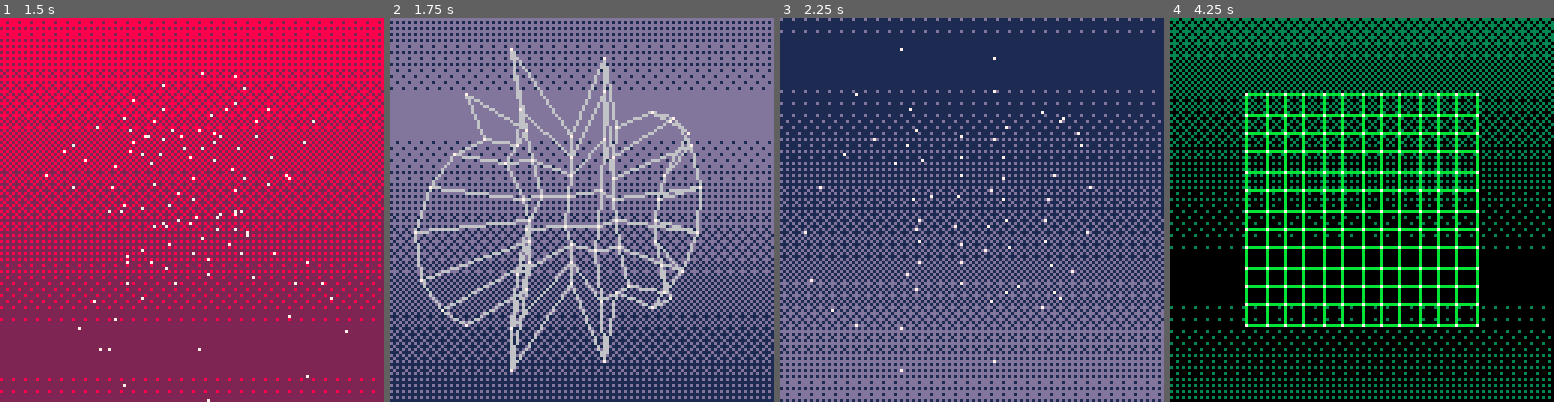
Above: before the commit, frames 1-4 (left to right).
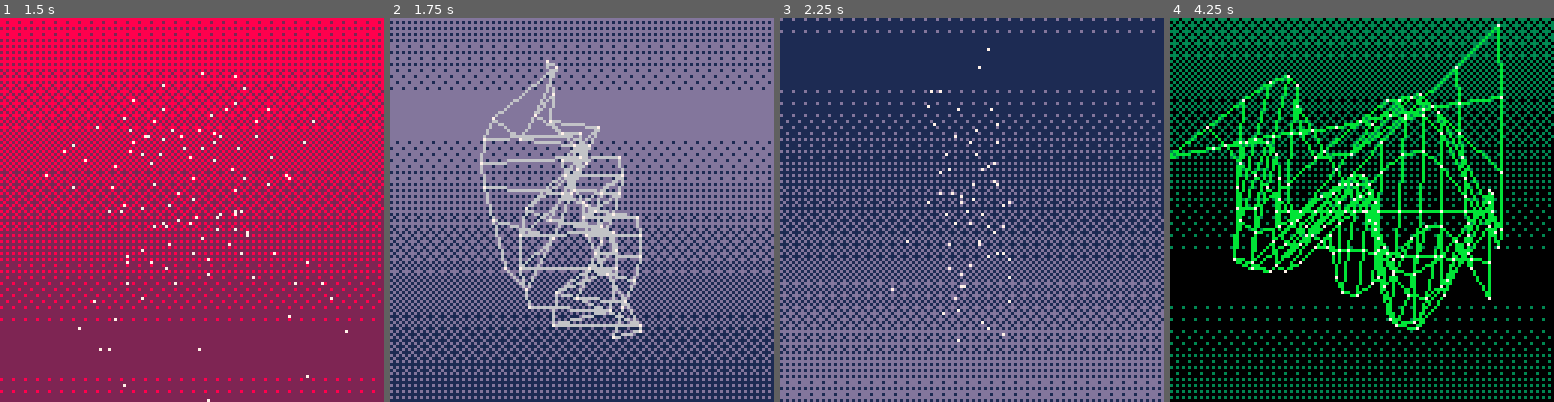
Above: after the commit, the same moments.

Repository: xavier/pico8
Game: PICO-8 cartridge srol.p8
The game is run twice, just before and just after one commit, with the same random seed, the same clock (stepped at 60 frames per second) and the same inputs.
Inputs:
- Up to frame 1 (1.5 s): tap X (X key) at 0.33, 1.07 s; tap O (Z key) at 0.7 s
- Up to frame 2 (1.75 s): hold Right from 1.6 s (still down); tap O (Z key) at 1.7 s
- Up to frame 3 (2.25 s): tap X (X key) at 1.85 s; release Right at 2.1 s; tap O (Z key) at 2.1 s
- Up to frame 4 (4.25 s): hold Right 2.47-3.03 s; tap O (Z key) every 0.4 s from 2.5 to 4.1 s; tap X (X key) at 2.97, 4.08 s; hold Left 3.08-3.58 s; hold Right from 4.02 s (still down)

Frame 1 is identical in both runs. In frame 2, 13% of the frame differs, in the area x 6-82%, y 7-93%; in frame 3, 0.8%; in frame 4, 19%, in the area x 0-87%, y 1-82%.

Commit message:
Add Z displacement function to plane mesh generator

Diff:
--- a/srol.p8
+++ b/srol.p8
@@ -165,19 +165,22 @@
  }
 end
 
-function generate_plane_mesh(n, s)
+function zfun_zero(x, y)
+ return 0
+end
+
+function generate_plane_mesh(n, s, zfun)
  local mesh = new_mesh()
-
  local hn = n / 2
-
  local offset = 0
-
- for y=0,n do
-  for x=0,n do
-   local vertex = {(x-hn) * s, (y-hn) * s, 0}
+ for i=0,n do
+  local y = i-hn
+  for j=0,n do
+   local x = j-hn
+   local vertex = {x * s, y * s, zfun(x, y) * s}
    add(mesh.vertices, vertex)
    add(mesh.points, projectv(vertex))
-   if x > 0 and y < n then
+   if j > 0 and i < n then
     add(mesh.edges, {offset, offset+1})
     add(mesh.edges, {offset, offset+n+1})
     add(mesh.edges, {offset+1, offset+n+2})
@@ -270,10 +273,10 @@
 end
 
 function vertex_transform_wave(t, i, v)
- local x = 3.5 - (i % 7)
- local y = 3.5 - (i / 7)
- local z = cos(x*0.5+t) * sin(y*0.5+t) -- * 0.005
- return {v[1], v[2], z}
+ local x = (3.5 - (i % 7)) * 0.5
+ local y = (3.5 - (i / 7)) * 0.5
+ local z = sin(x+t*0.5) * sin(y+t*0.5) * 0.5
+ return rotatev_z(rotatev_x(rotatev_y({v[1], v[2], z}, t*0.1), -.1), 0)
 end
 
 
@@ -431,7 +434,7 @@
  timer = 0
  part_index = 1
 
- wave_mesh = generate_plane_mesh(7, 0.3)
+ wave_mesh = generate_plane_mesh(7, 0.3, zfun_zero)
  wave_mesh.vertex_transform = vertex_transform_wave
 
  lhc_mesh = generate_lhc_mesh(1.5, 3, 1)
@@ -463,7 +466,16 @@
   )
  end
 
- trench_mesh = generate_plane_mesh(12, 0.2)
+
+ zfun_landscape = function(x, y)
+  return 5*sin(x*0.1)*sin(y*0.1)
+ end
+
+ trench_mesh = generate_plane_mesh(12, 0.2, zfun_landscape)
+ trench_mesh.vertex_transform = function (t, i, v)
+  return rotatev_y(rotatev_x(v, -0.15), t*0.1)
+ end
+
 end
 
 function _update()
